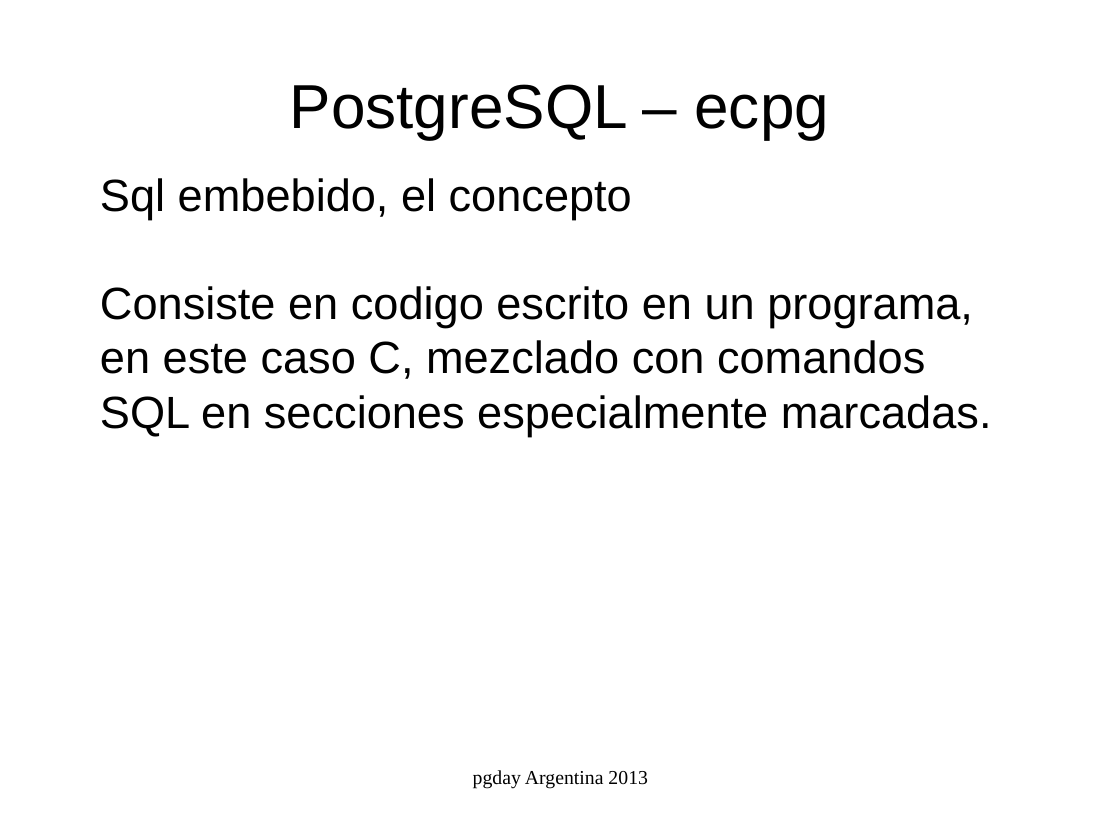
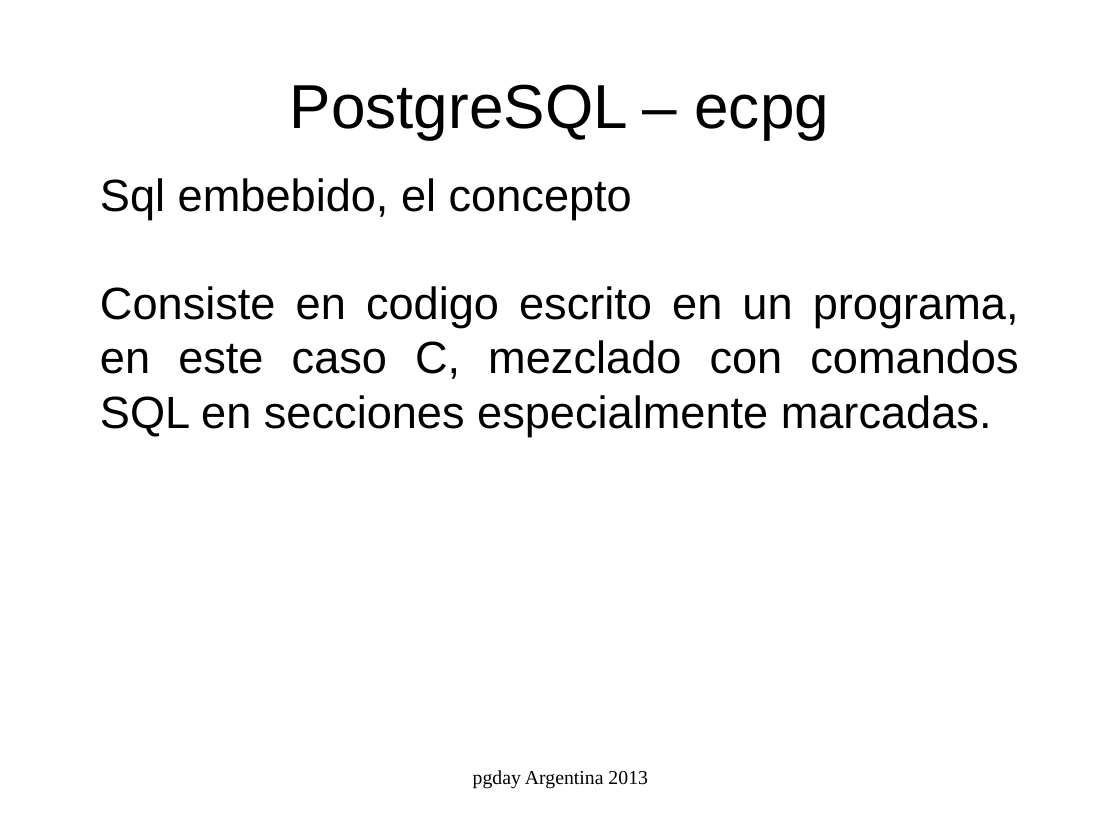
Before and after one commit to marcelorauldiaz/pgday_ecpg, a slide deck: slide 1 of ecpg.odp. Drawn at 1120x840 pixels with LibreOffice and Linux fonts; fonts in the diff are those of the drawing. Boxes give left, top, right and bottom in pixels: in the first picture for what was removed or moved away, otherwise in the second. Text is boxed around its words. In the diff, an @@ line names an element or a change of style, - is before the commit and + after.

```diff
--- a/ecpg.odp
+++ b/ecpg.odp
@@ subtitle at (x1=100, y1=286, x2=1019, y2=436): alignment left to justified @@
```
Also in this commit, not shown: 4 other slides changed, 5 slides added, 7 other files.
